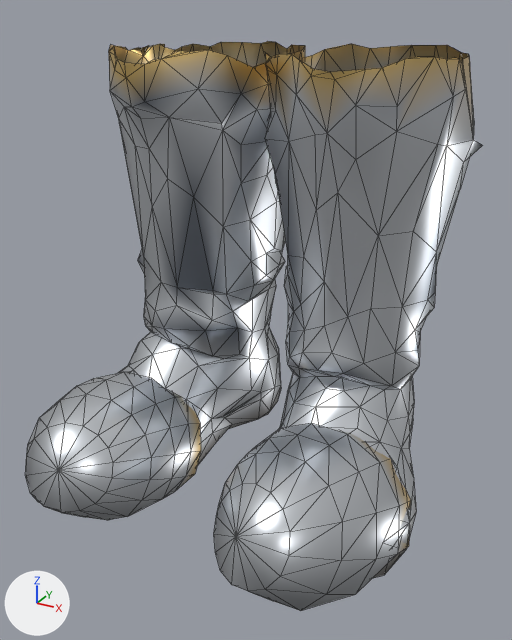
The glTF model assets_src/armor/aydor_2/heavy_b_feet.glb as it was, and as the next commit left it.
Before and after are seen from a 50 mm lens placed at (0.349, -0.652, 0.483), pointed at (0.017, -0.049, 0.181). Every picture has the same lights, and +X, +Y and +Z are marked at lower left. The older version comes first. Mesh edges are drawn as thin lines. Vertices at exactly the same position are counted once.

In view in the first picture: 'heavy_b_feet'.
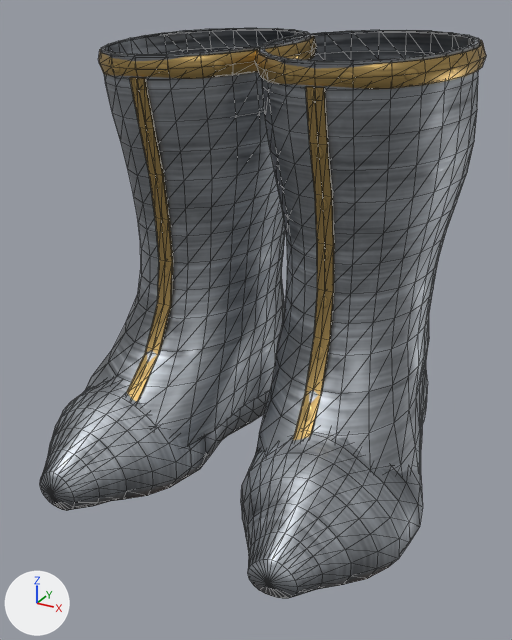
What differs and where, as boxes (x1, y1, x2, y2) in the pictures (512 x 640 px):
'heavy_b_feet', reshaped: before (25, 41, 483, 611); after (40, 28, 486, 598)
part 1 of me_heavy_b_feet, rebuilt: before (109, 41, 305, 466); after (85, 28, 311, 447)
part 2 of me_heavy_b_feet, rebuilt: before (265, 44, 483, 578); after (255, 30, 480, 473)
part 3 of me_heavy_b_feet, rebuilt: before (25, 372, 201, 520); after (40, 381, 270, 510)
part 4 of me_heavy_b_feet, rebuilt: before (214, 423, 411, 611); after (241, 419, 423, 598)
part 5 of me_heavy_b_feet, added (brown): after (255, 39, 486, 89)
part 6 of me_heavy_b_feet, added (brown): after (98, 35, 317, 79)
part 7 of me_heavy_b_feet, added (brown): after (293, 86, 334, 440)
part 8 of me_heavy_b_feet, added (brown): after (127, 77, 173, 402)

The change, as a diff of the scene's bpy script:
```diff
--- a/assets_src/armor/aydor_2/heavy_b_feet.glb.py
+++ b/assets_src/armor/aydor_2/heavy_b_feet.glb.py
@@ img_trim_n_png @@
+img_trim_n_png = load_image('trim_n.png', '../textures/trim_n.png', 128, 64, 'Non-Color')
@@ img_trim_c_png @@
+img_trim_c_png = load_image('trim_c.png', '../textures/trim_c.png', 128, 64, 'sRGB')
@@ img_trim_orm_png @@
+img_trim_orm_png = load_image('trim_orm.png', '../textures/trim_orm.png', 128, 64, 'Non-Color')
@@ img_steel_orm_png @@
+img_steel_orm_png = load_image('steel_orm.png', '../textures/steel_orm.png', 256, 256, 'Non-Color')
@@ img_steel_c_png @@
+img_steel_c_png = load_image('steel_c.png', '../textures/steel_c.png', 256, 256, 'sRGB')
@@ img_steel_n_png @@
+img_steel_n_png = load_image('steel_n.png', '../textures/steel_n.png', 256, 256, 'Non-Color')
@@ mat_trim @@
+mat_trim = bpy.data.materials.new('trim')
+# uses the picture img_trim_c_png
+# uses the picture img_trim_n_png
+# uses the picture img_trim_orm_png
@@ mat_steel @@
+mat_steel = bpy.data.materials.new('steel')
+# uses the picture img_steel_c_png
+# uses the picture img_steel_n_png
+# uses the picture img_steel_orm_png
@@ me_heavy_b_feet @@
 # used by ob_heavy_b_feet; location = (0.0, 0.0, 0.0)
-me_heavy_b_feet.from_pydata(...)  # 890 vertices, 1652 faces; spans x -0.214..0.215, y -0.246..0.175, z -0.009..0.448
-me_heavy_b_feet.materials.append(mat_metal)
+me_heavy_b_feet.from_pydata(...)  # 1864 vertices, 3488 faces; spans x -0.218..0.22, y -0.227..0.163, z -0.009..0.462
+# me_heavy_b_feet part 1: the loose piece of 355 vertices spanning x -0.214..0.01, y -0.21..0.171, z -0.009..0.448 is rebuilt with 384 vertices and now spans x -0.21..0.014, y -0.162..0.163, z 0.032..0.462, in mat_steel
+# me_heavy_b_feet part 2: the loose piece of 341 vertices spanning x -0.01..0.214, y -0.21..0.175, z -0.009..0.448 is rebuilt with 384 vertices and now spans x -0.012..0.205, y -0.154..0.162, z 0.032..0.462, in mat_steel
+# me_heavy_b_feet part 3: the loose piece of 97 vertices spanning x -0.214..-0.033, y -0.246..-0.053, z -0.009..0.106 is rebuilt with 386 vertices and now spans x -0.218..-0.013, y -0.225..0.151, z -0.009..0.153, in mat_steel
+# me_heavy_b_feet part 4: the loose piece of 97 vertices spanning x 0.036..0.215, y -0.246..-0.052, z -0.009..0.107 is rebuilt with 386 vertices and now spans x 0.013..0.22, y -0.227..0.151, z -0.009..0.154, in mat_steel
+# me_heavy_b_feet part 5: a new loose piece of 120 vertices spanning x -0.018..0.199, y -0.087..0.157, z 0.421..0.46, in mat_trim
+# me_heavy_b_feet part 6: a new loose piece of 120 vertices spanning x -0.197..0.02, y -0.087..0.157, z 0.421..0.46, in mat_trim
+# me_heavy_b_feet part 7: a new loose piece of 42 vertices spanning x 0.085..0.111, y -0.126..-0.048, z 0.076..0.423, in mat_trim
+# me_heavy_b_feet part 8: a new loose piece of 42 vertices spanning x -0.11..-0.082, y -0.133..-0.05, z 0.075..0.423, in mat_trim
+me_heavy_b_feet.materials.append(mat_steel)
+me_heavy_b_feet.materials.append(mat_trim)
```
